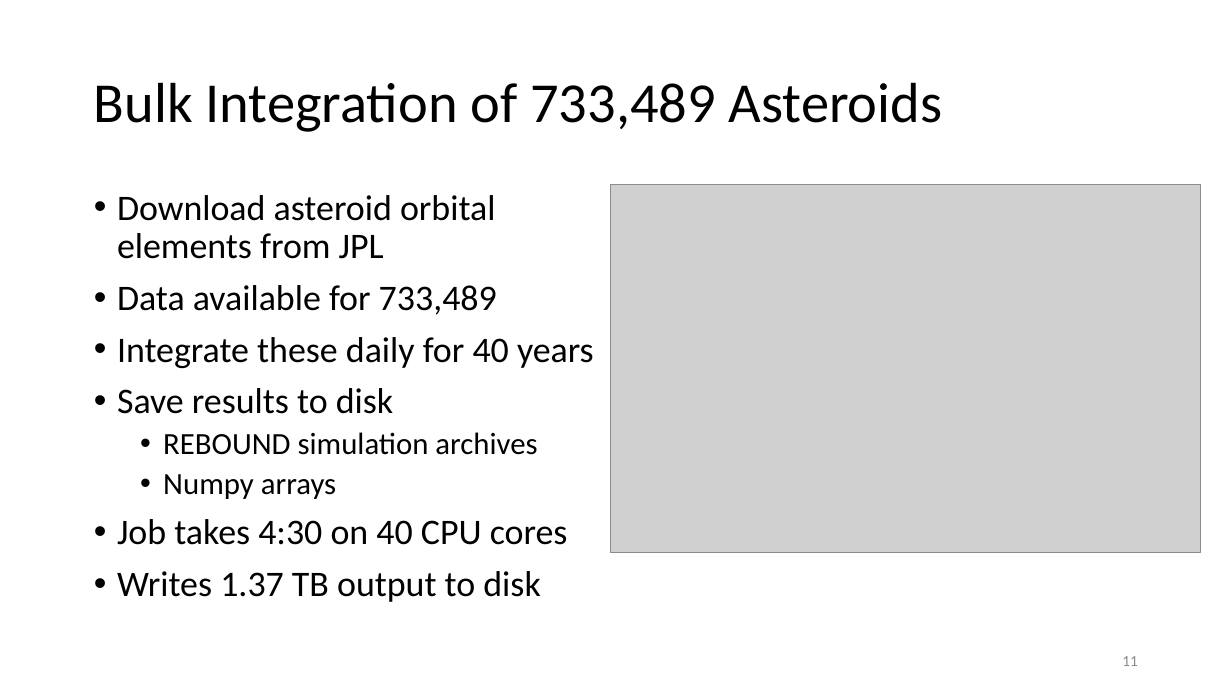
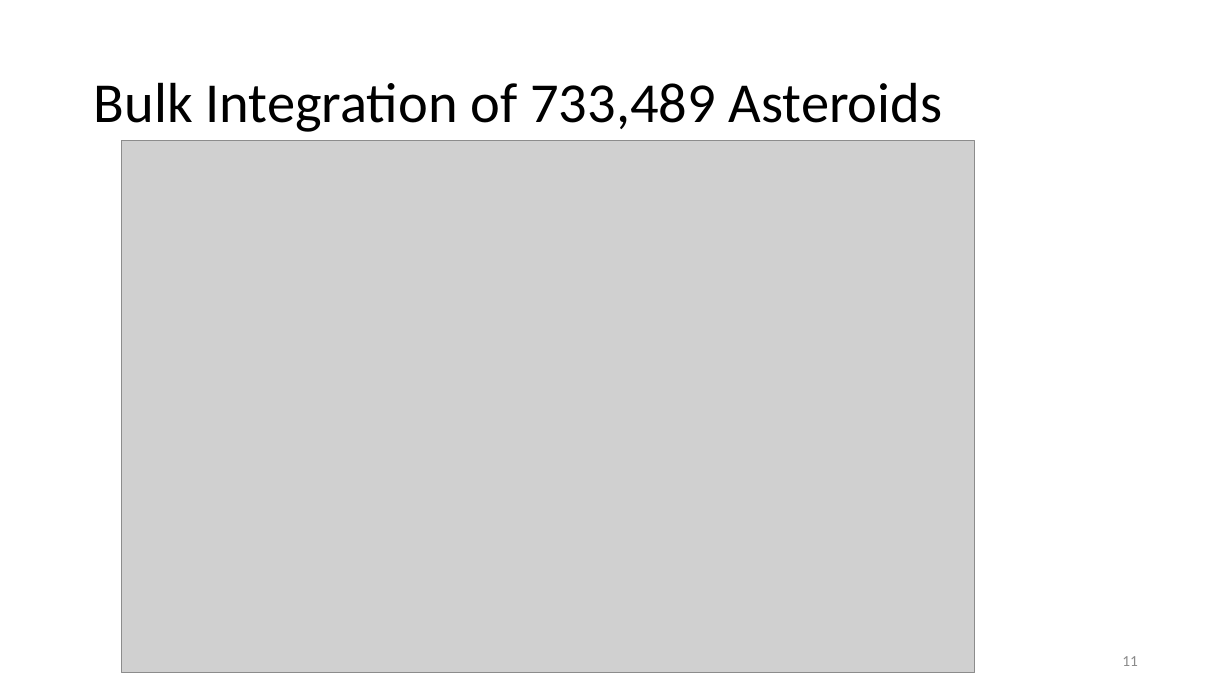
Before and after one commit to memanuel/kepler-sieve, a slide deck: slide 11 of presentation/kepler-sieve-slides.pptx. Drawn at 1232x693 pixels with LibreOffice and Linux fonts; fonts in the diff are those of the drawing; grey boxes stand for pictures. Boxes give left, top, right and bottom in pixels: in the first picture for what was removed or moved away, otherwise in the second. Text is boxed around its words. In the diff, an @@ line names an element or a change of style, - is before the commit and + after.

Commit message:
revised presentation / less text

```diff
--- a/presentation/kepler-sieve-slides.pptx
+++ b/presentation/kepler-sieve-slides.pptx
@@ picture: place and size @@
-picture at [611,185,1201,553]
+picture at [121,140,975,673]
@@ text removed at [117,195,594,602] @@
-• Download asteroid orbital elements from JPL
-• Data available for 733,489
-• Integrate these daily for 40 years
-• Save results to disk
-  • REBOUND simulation archives
-  • Numpy arrays
-• Job takes 4:30 on 40 CPU cores
-• Writes 1.37 TB output to disk
```
Also in this commit, not shown: 21 other slides changed, 1 slide added, 5 slides removed, 7 other files.
